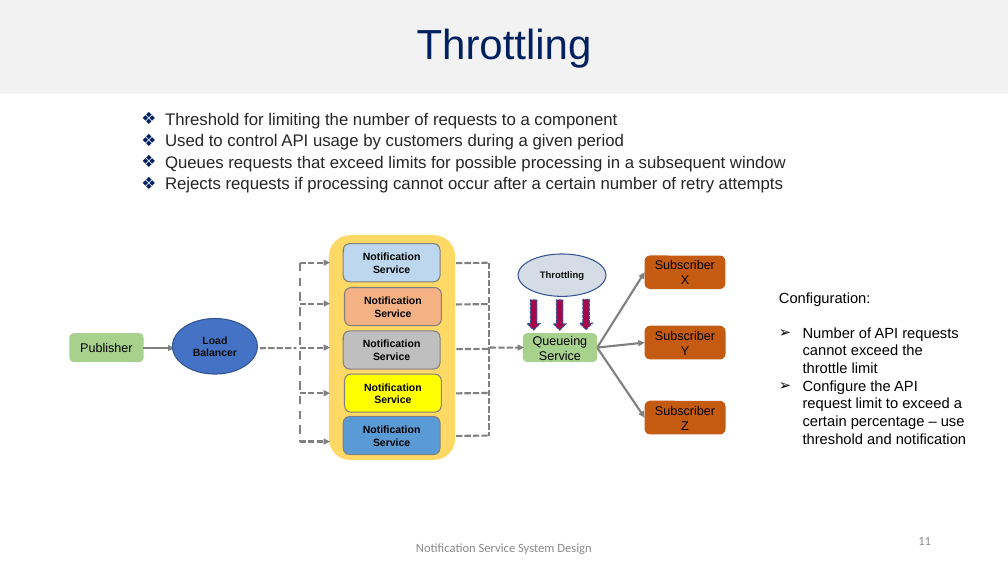
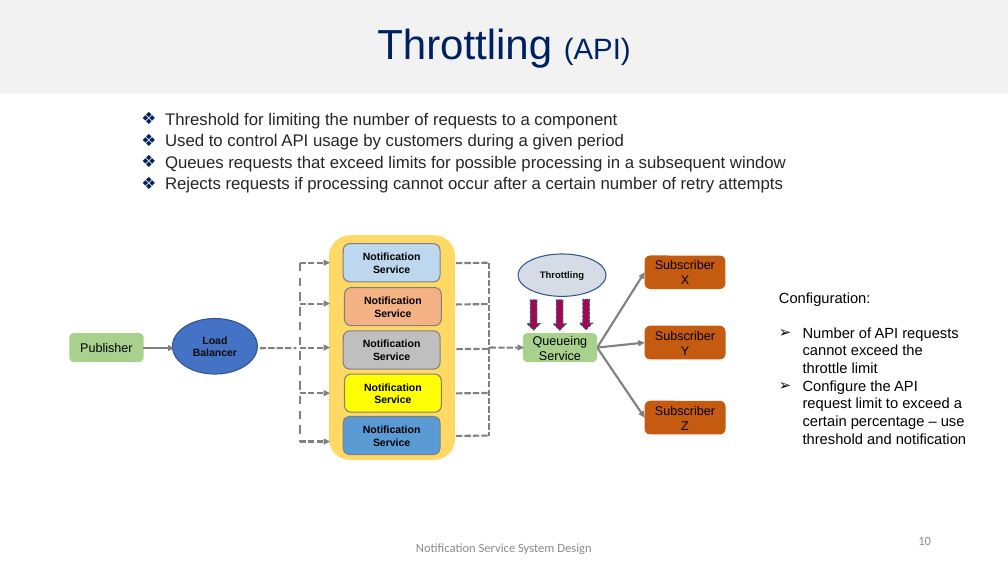
Before and after one commit to ab0vethesky/Notification-Service, a slide deck: slide 10 of Notification Service System Design.pptx (slide 11 before the commit). Drawn at 1008x567 pixels with LibreOffice and Linux fonts; fonts in the diff are those of the drawing. Boxes give left, top, right and bottom in pixels: in the first picture for what was removed or moved away, otherwise in the second. Text is boxed around its words. In the diff, an @@ line names an element or a change of style, - is before the commit and + after.

```diff
--- a/Notification Service System Design.pptx
+++ b/Notification Service System Design.pptx
@@ title at <box>377,28,631,68</box>: text changed @@
-Throttling
+Throttling (API)
@@ page number at <box>918,537,931,545</box>: text changed @@
-11
+10
```
Also in this commit, not shown: 6 other slides changed, 1 slide added, 1 slide removed.
